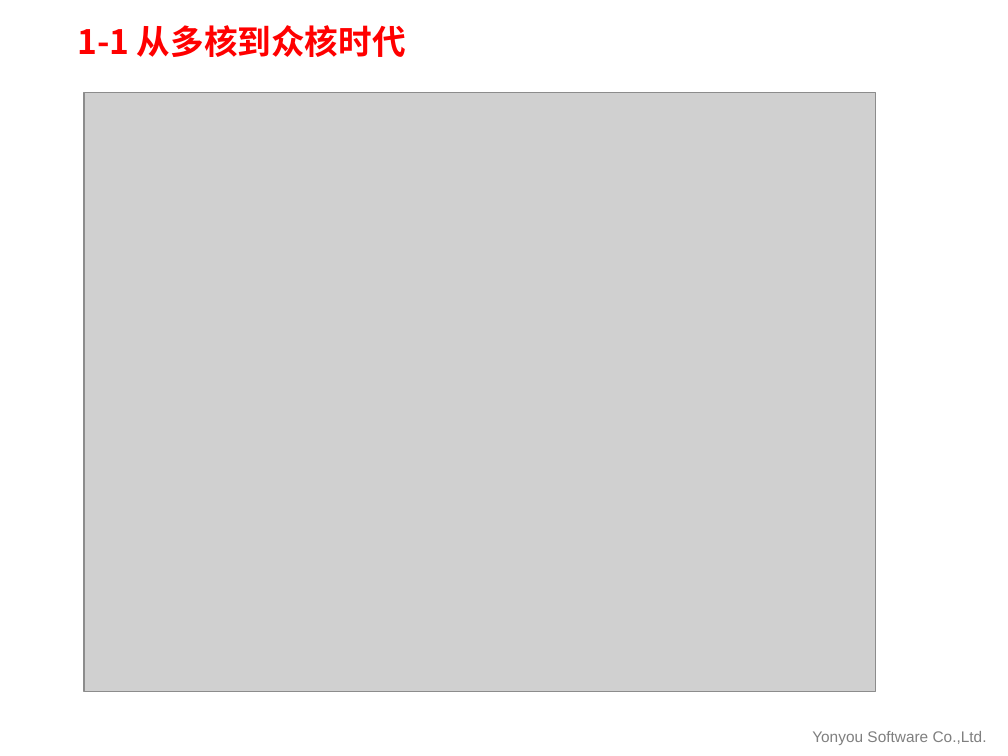
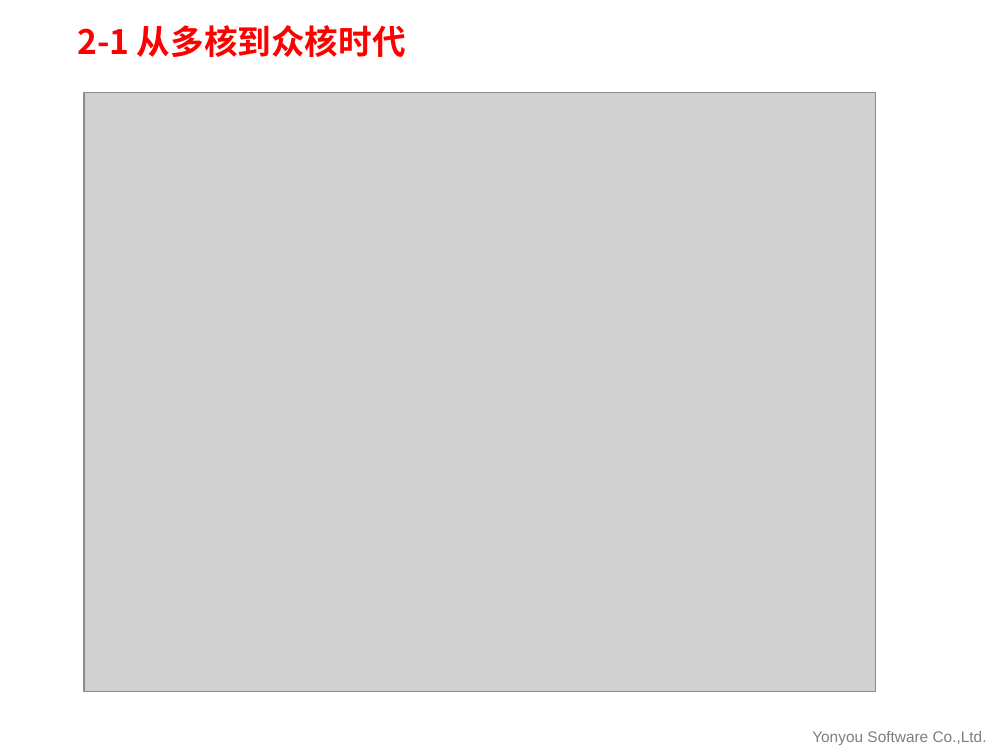
Before and after one commit to U8PLAT/Functional-programming-and-parallel-computing, a slide deck: slide 6 of 函数式语言与并行计算.pptx. Drawn at 1008x756 pixels with LibreOffice and Linux fonts; fonts in the diff are those of the drawing; grey boxes stand for pictures; background and template pictures are left out. Boxes give left, top, right and bottom in pixels: in the first picture for what was removed or moved away, otherwise in the second. Text is boxed around its words. In the diff, an @@ line names an element or a change of style, - is before the commit and + after.

```diff
--- a/函数式语言与并行计算.pptx
+++ b/函数式语言与并行计算.pptx
@@ title at box(77, 25, 406, 57): text changed @@
-1-1 从多核到众核时代
+2-1 从多核到众核时代
```
Also in this commit, not shown: 16 other slides changed.
